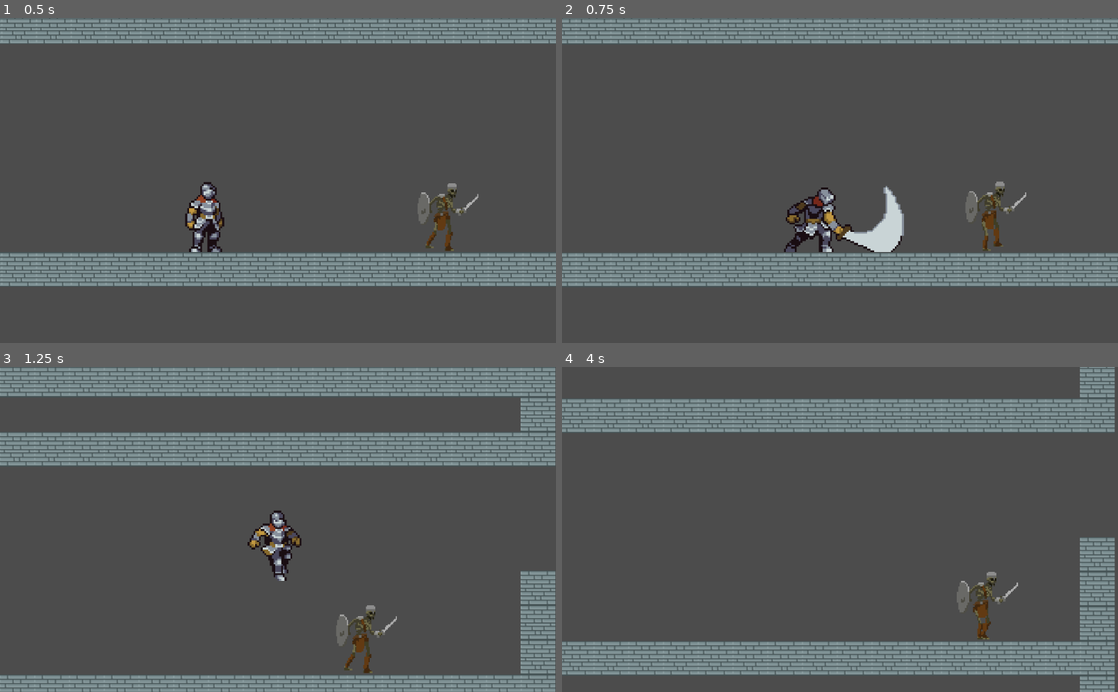
Above: before the commit, frames 1-4 (two rows, left to right).
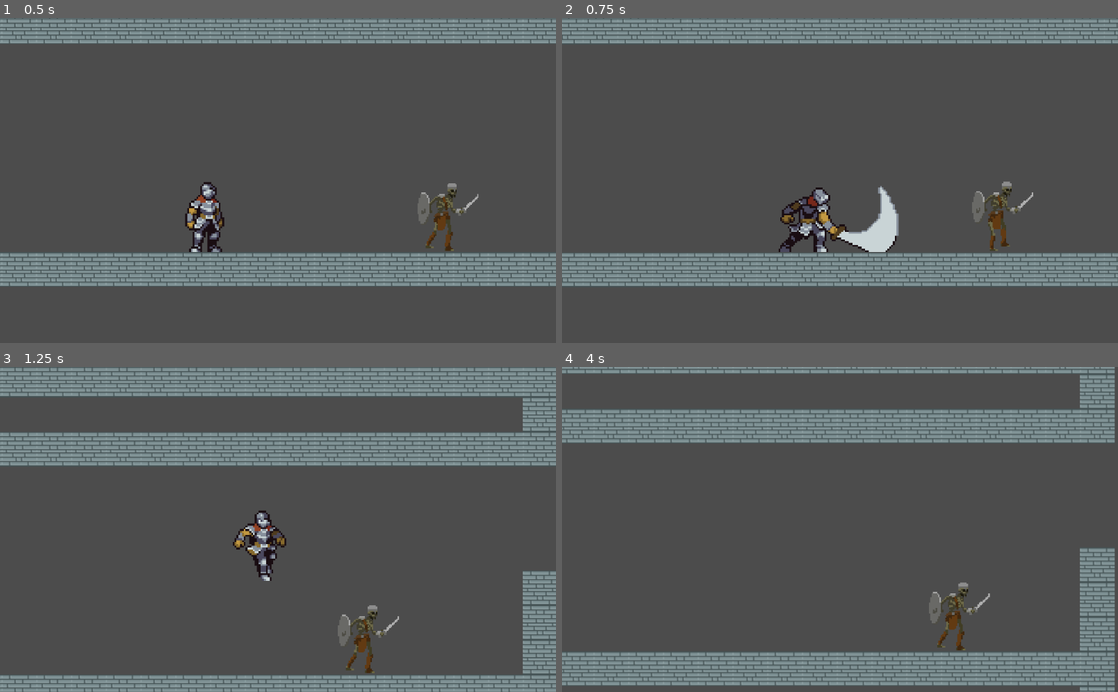
Above: after the commit, the same moments.

Repository: zacbowness/Blood-Demon
Game: Godot game, scene res://Scenes/Main.tscn
The game is run twice, just before and just after one commit, with the same random seed, the same clock (stepped at 60 frames per second) and the same inputs.
Inputs (mouse positions are in pixels of both pictures, inside the frame that each line leads up to):
- Up to frame 1 (0.5 s): no input
- Up to frame 2 (0.75 s): move the mouse to (962, 164) at 0.52 s; press the mouse at (962, 164) at 0.53 s; hold D (move_right) from 0.53 s (still down)
- Up to frame 3 (1.25 s): keep holding D (move_right); tap Space (jump) at 0.77 s; tap Shift (sprint) at 0.8 s
- Up to frame 4 (4 s): move the mouse to (728, 545) at 1.27 s; release the mouse at (728, 545) at 1.28 s; tap Shift (sprint) at 1.35, 2.3, 2.85, 3.8 s; tap Space (jump) at 1.52, 3.02, 3.77 s; click (728, 545) at 1.55 s; move the mouse to (895, 458) at 2.02 s; release D (move_right) at 2.03 s; press the mouse at (895, 458) at 2.03 s; hold A (move_left) 2.03-2.78 s; move the mouse to (812, 594) at 2.77 s; release the mouse at (812, 594) at 2.78 s; hold D (move_right) from 2.78 s (still down); click (812, 594) at 3.05 s; move the mouse to (1006, 578) at 3.52 s; press the mouse at (1006, 578) at 3.53 s

Frame 1 is identical in both runs. In frame 2, 4.5% of the frame differs, in the area x 0-100%, y 0-83%; in frame 3, 4.8%; in frame 4, 23%, in the area x 0-100%, y 0-100%.

Commit message:
Update Player_script2.0.gd

Diff:
--- a/scripts/Player_script2.0.gd
+++ b/scripts/Player_script2.0.gd
@@ -35,37 +35,47 @@
 	motion = move_and_slide(motion, UP)
 
 func update_movement():
+	#	// MOVE LEFT & RIGHT //
 	if Input.is_action_pressed("move_right"):
-#		Check if sprinting:
-		if Input.is_action_pressed("move_right") and Input.is_action_just_pressed("sprint"):
-			MAXSPEED = SPRINTMOD*MAXSPEED
-			motion.x += ACCEL
-			$Camera2D.offset_h = .55
-		if Input.is_action_just_released("sprint"):
-			MAXSPEED = MAXSPEED/SPRINTMOD
-		else:
-			motion.x += ACCEL
-			$Camera2D.offset_h = .55
+		motion.x += ACCEL
+		$Camera2D.offset_h = .55
 	elif Input.is_action_pressed("move_left"):
-#		Check if sprinting:
-		if Input.is_action_pressed("move_left") and Input.is_action_just_pressed("sprint"):
-			MAXSPEED = SPRINTMOD*MAXSPEED
-			motion.x -= ACCEL
-		if Input.is_action_just_released("sprint"):
-			MAXSPEED = MAXSPEED/SPRINTMOD
-			$Camera2D.offset_h = -.55
-		else:
-			motion.x-= ACCEL
-			$Camera2D.offset_h = -.55
+		motion.x-= ACCEL
+		$Camera2D.offset_h = -.55
 	else:
 		motion.x = lerp(motion.x, 0, 0.2)
 
+#	// SPRINTING //
+	if Input.is_action_pressed("sprint"):
+		MAXSPEED = lerp(MAXSPEED, 180*SPRINTMOD, 0.5)
+	else:
+		MAXSPEED = lerp(MAXSPEED, 180, 0.1)
+
+#	// MAXSPEED LIMIT //
+	motion.x = clamp(motion.x, -MAXSPEED, MAXSPEED)
+
+#	// JUMPING //
 	if is_on_floor():
 		if Input.is_action_pressed("jump"):
 			motion.y = -JUMPFORCE
 
-	if Input.is_action_pressed("attack"):
+#	// ATTACK MOTION //
+	if Input.is_action_just_pressed("attack"):
 		motion.x += ATTACKPUSH*$AnimatedSprite.scale.x
+
+#	// ATTACK AREA ENABLING //
+	if ($AnimatedSprite.animation == "Attack"):
+		if $AnimatedSprite.frame == 1 or $AnimatedSprite.frame == 2:
+			$AttackArea/CollisionShape2D.disabled = false
+			z_index = 1
+		else:$AttackArea/CollisionShape2D.disabled = true
+	elif $AnimatedSprite.animation == "Attack2":
+		if $AnimatedSprite.frame == 2:
+			$AttackArea/CollisionShape2D.disabled = false
+			z_index = 1
+		else:$AttackArea/CollisionShape2D.disabled = true
+	else:
+		z_index = 0
 
 
 func apply_gravity():
@@ -74,13 +84,15 @@
 		motion.y = MAXFALLSPEED
 
 func animate_sprite():
-
+#	// HANDLING ANIMATIONS //
 	if not isAttacking:
+	#	// MOVE LEFT & RIGHT //
 		if Input.is_action_pressed("move_right") or Input.is_action_pressed("move_left"):
 			$AnimatedSprite.play("Run")
 		else:
 			$AnimatedSprite.play("Idle")
 
+	#	// JUMPING //
 		if not is_on_floor():
 			if motion.y < 0:
 				$AnimatedSprite.play("Jump")
@@ -89,29 +101,40 @@
 			else:
 				$AnimatedSprite.play("Fall")
 
+	#	// SPRINTING //
+		if Input.is_action_pressed("sprint"):
+			$AnimatedSprite.speed_scale = abs(motion.x/200)
+		else:
+			$AnimatedSprite.speed_scale = 1
+
+	#	// TURN AROUND ANIM //
 		var direction = (Input.get_action_strength("move_right") - Input.get_action_strength("move_left"))
-		if (motion.x > 0 and direction <0) or (motion.x < 0 and direction >0):
-			$AnimatedSprite.play("Turn Around")
+		if ((motion.x > 140 and direction <0) or (motion.x < -140 and direction >0)):
+			if is_on_floor():
+				$AnimatedSprite.play("Turn Around")
 
+#	// FLIP SPRITE & HITBOXES //
 	if motion.x > 0:
 		$AnimatedSprite.scale.x = 1
 		$HitBox.position.x = 0
-		$AttackArea/CollisionShape2D.position.x = 44.5
+		$AttackArea/CollisionShape2D.position.x = 40
 	elif motion.x < 0:
 		$AnimatedSprite.scale.x = -1
 		$HitBox.position.x = 10
-		$AttackArea/CollisionShape2D.position.x = -44.5
+		$AttackArea/CollisionShape2D.position.x = -30
 
+#	// ATTACK ANIM //
 	if Input.is_action_just_pressed("attack"):
+		$AnimatedSprite.speed_scale = 1
 		if not attackAlt:
 			$AnimatedSprite.play("Attack")
 		else:
 			$AnimatedSprite.play("Attack2")
 		isAttacking = true;
 		attackAlt = not attackAlt
-		$AttackArea/CollisionShape2D.disabled = false
 
 func _on_AnimatedSprite_animation_finished():
+#	// STOP ATTACK STATE //
 	if $AnimatedSprite.animation == "Attack" or $AnimatedSprite.animation == "Attack2":
 		$AttackArea/CollisionShape2D.disabled = true
 		isAttacking = false;
